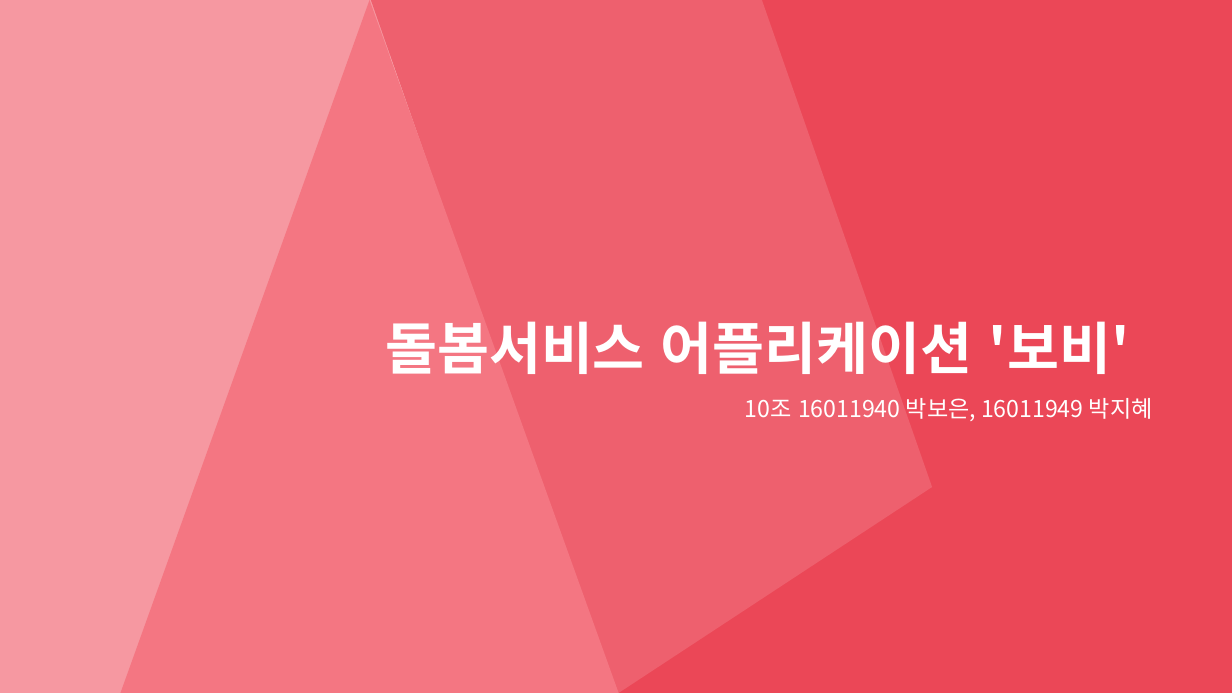
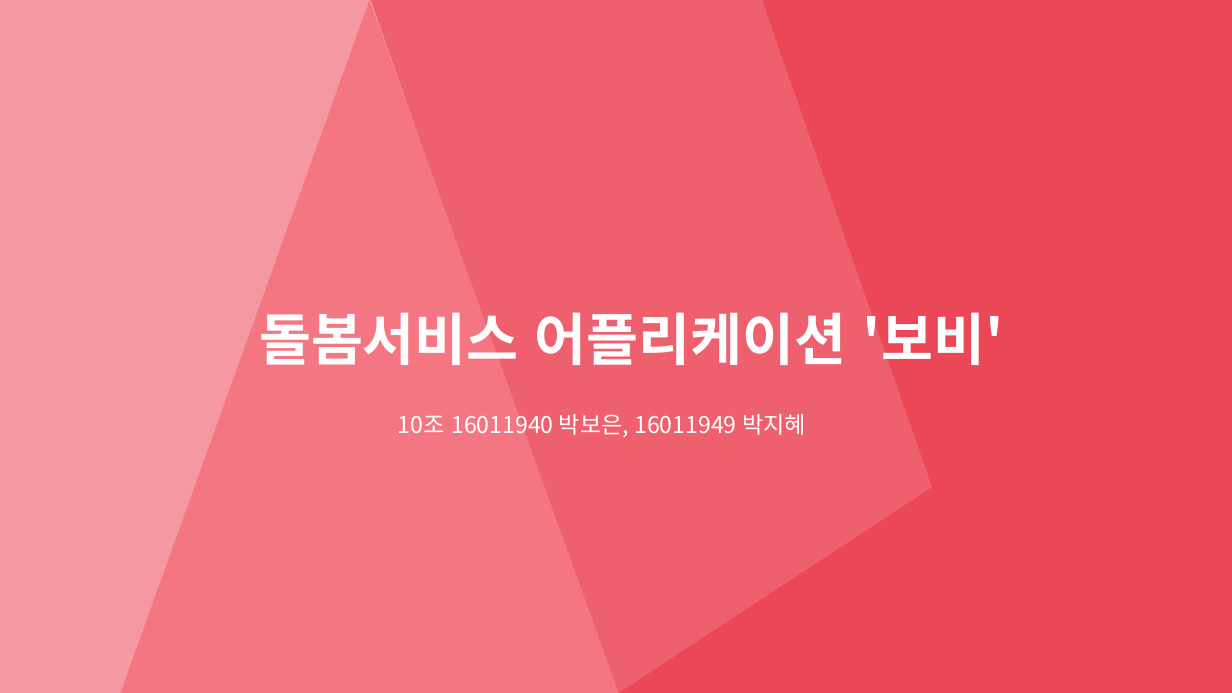
Before and after one commit to sejong10/sj_rep1, a slide deck: slide 1 of 언어데이터 PPT.pptx. Drawn at 1232x693 pixels with LibreOffice and Linux fonts; fonts in the diff are those of the drawing. Boxes give left, top, right and bottom in pixels: in the first picture for what was removed or moved away, otherwise in the second. Text is boxed around its words. In the diff, an @@ line names an element or a change of style, - is before the commit and + after.

```diff
--- a/언어데이터 PPT.pptx
+++ b/언어데이터 PPT.pptx
@@ text "돌봄서비스 어플리케이션 '보비'": place and size @@
-text "돌봄서비스 어플리케이션 '보비'" at <box>385,321,1130,374</box>
+text "돌봄서비스 어플리케이션 '보비'" at <box>259,312,1004,365</box>
@@ text "10조 16011940 박보은, 16011949 박지혜": place and size @@
-text "10조 16011940 박보은, 16011949 박지혜" at <box>745,398,1153,421</box>
+text "10조 16011940 박보은, 16011949 박지혜" at <box>398,414,806,437</box>
```
Also in this commit, not shown: 2 other slides changed, 3 slides added.
